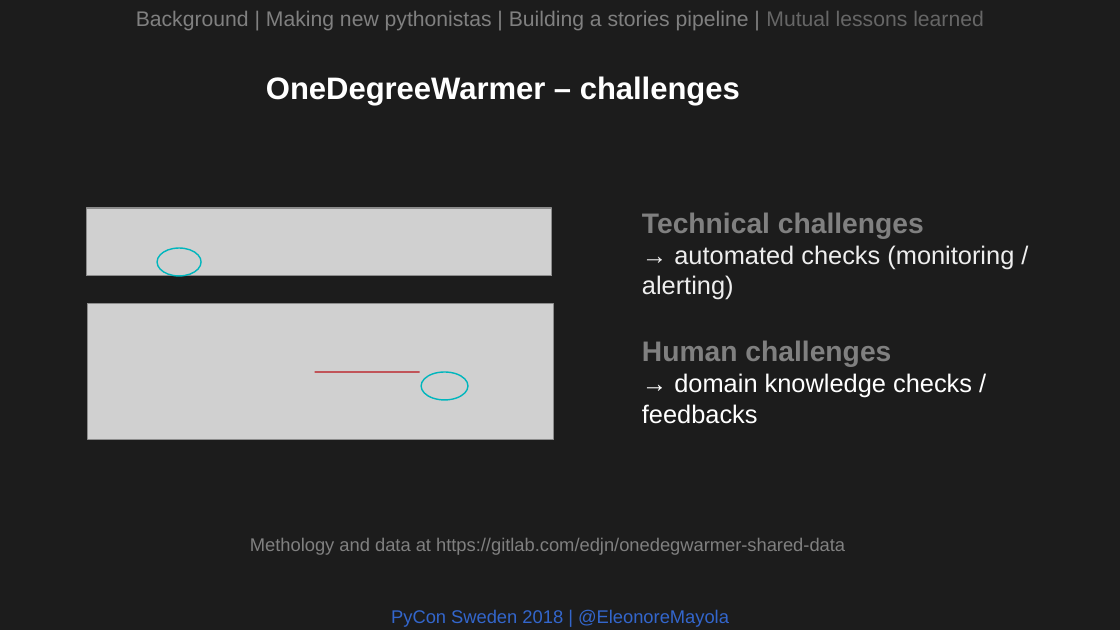
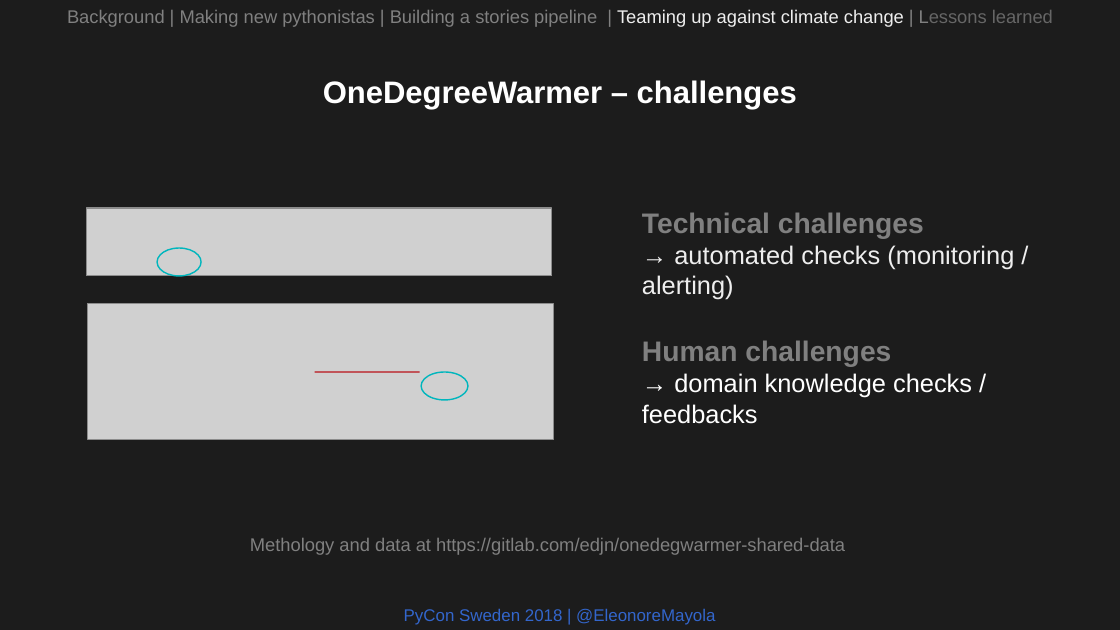
Before and after one commit to Eleonore9/-pyconse18, a slide deck: slide 23 of pyconse2018.odp. Drawn at 1120x630 pixels with LibreOffice and Linux fonts; fonts in the diff are those of the drawing; grey boxes stand for pictures. Boxes give left, top, right and bottom in pixels: in the first picture for what was removed or moved away, otherwise in the second. Text is boxed around its words. In the diff, an @@ line names an element or a change of style, - is before the commit and + after.

```diff
--- a/pyconse2018.odp
+++ b/pyconse2018.odp
@@ text at box(67, 9, 1053, 27): text changed; size 15 to 13 pt @@
-Background | Making new pythonistas | Building a stories pipeline | Mutual lessons learned
+Background | Making new pythonistas | Building a stories pipeline | Teaming up against climate change | Lessons learned
@@ text "OneDegreeWarmer – challenges" at box(323, 80, 797, 110): alignment left to centre @@
@@ text "PyCon Sweden 2018 | @EleonoreMayola" at box(404, 608, 715, 625): size 13 to 12 pt @@
```
Also in this commit, not shown: 26 other slides changed, 1 other file.
